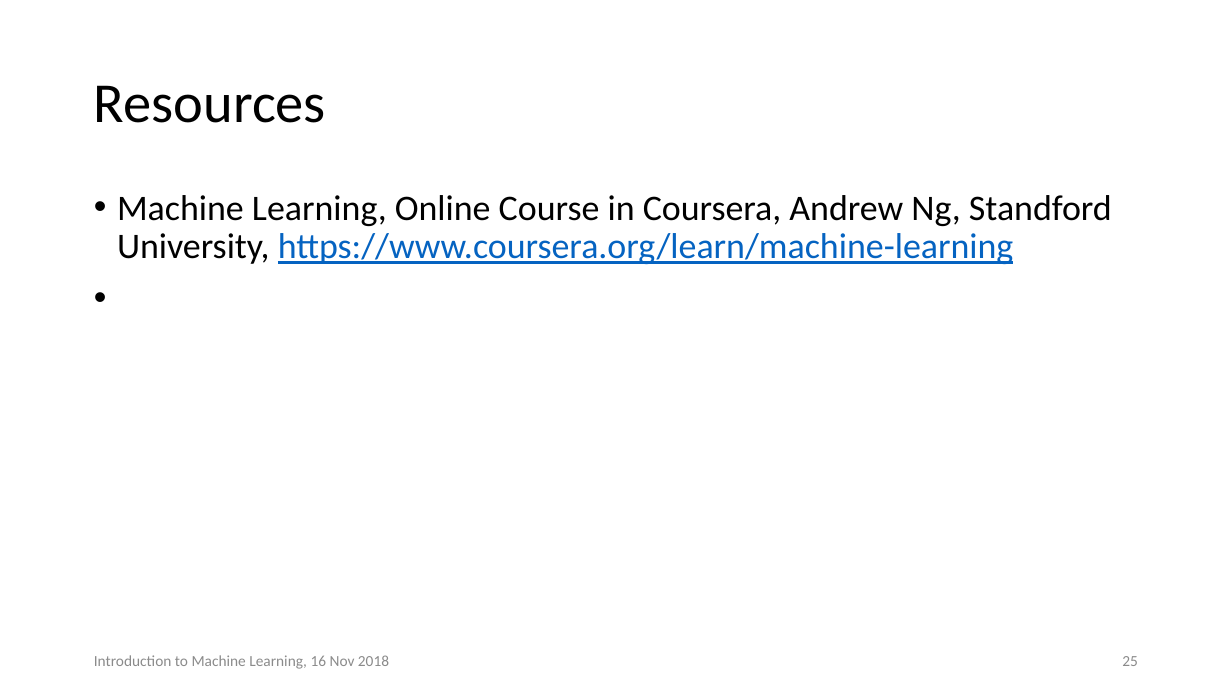
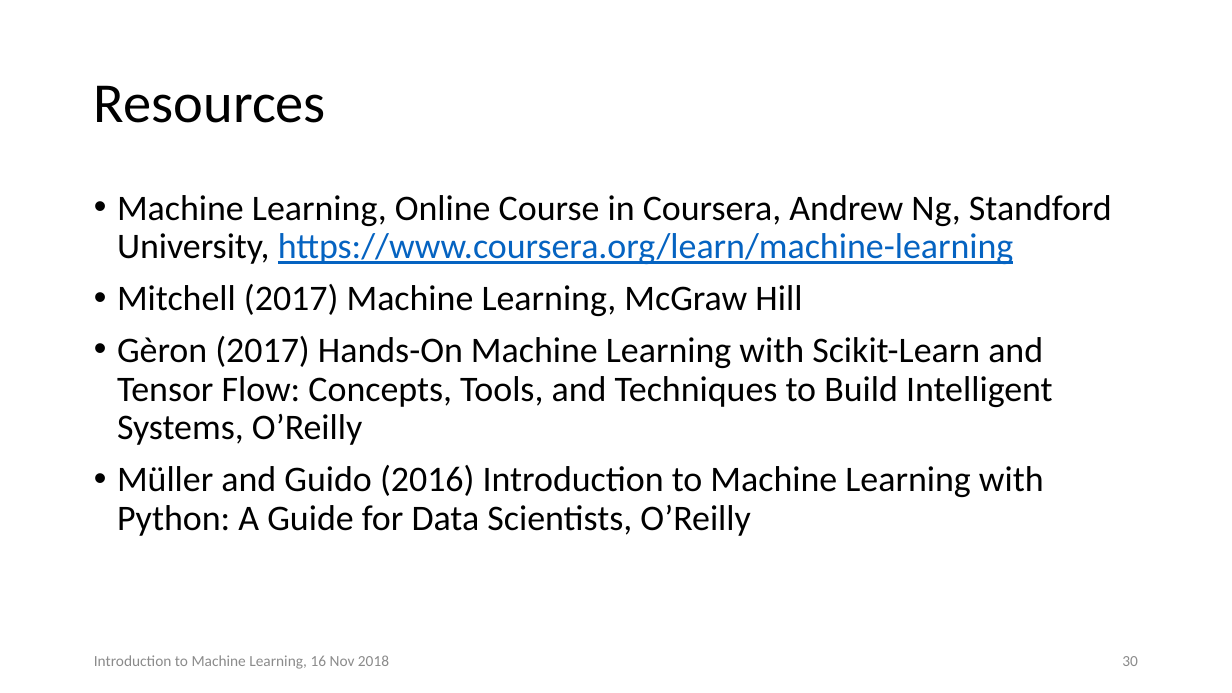
Before and after one commit to botterweck/research, a slide deck: slide 30 of presentations/2018-11-introductontomachinelearning/IntroML.pptx (slide 25 before the commit). Drawn at 1232x693 pixels with LibreOffice and Linux fonts; fonts in the diff are those of the drawing. Boxes give left, top, right and bottom in pixels: in the first picture for what was removed or moved away, otherwise in the second. Text is boxed around its words. In the diff, an @@ line names an element or a change of style, - is before the commit and + after.

```diff
--- a/presentations/2018-11-introductontomachinelearning/IntroML.pptx
+++ b/presentations/2018-11-introductontomachinelearning/IntroML.pptx
@@ text at [117, 284, 1053, 536]: paragraphs added @@
+• Mitchell (2017) Machine Learning, McGraw Hill
+• Gèron (2017) Hands-On Machine Learning with Scikit-Learn and Tensor Flow: Concepts, Tools, and Techniques to Build Intelligent Systems, O’Reilly
+• Müller and Guido (2016) Introduction to Machine Learning with Python: A Guide for Data Scientists, O’Reilly
@@ page number at [1122, 656, 1138, 666]: text changed @@
-25
+30
```
Also in this commit, not shown: 3 other slides changed, 5 slides added, 4 other files.
